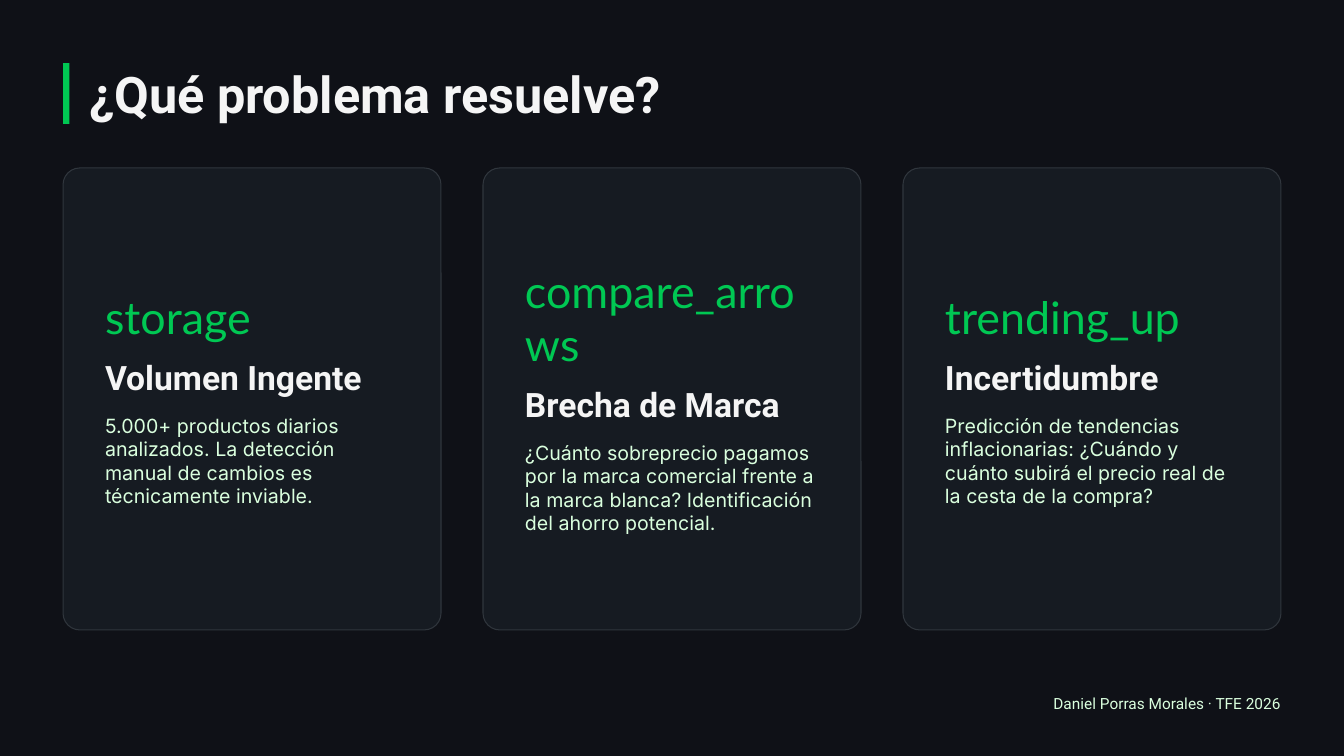
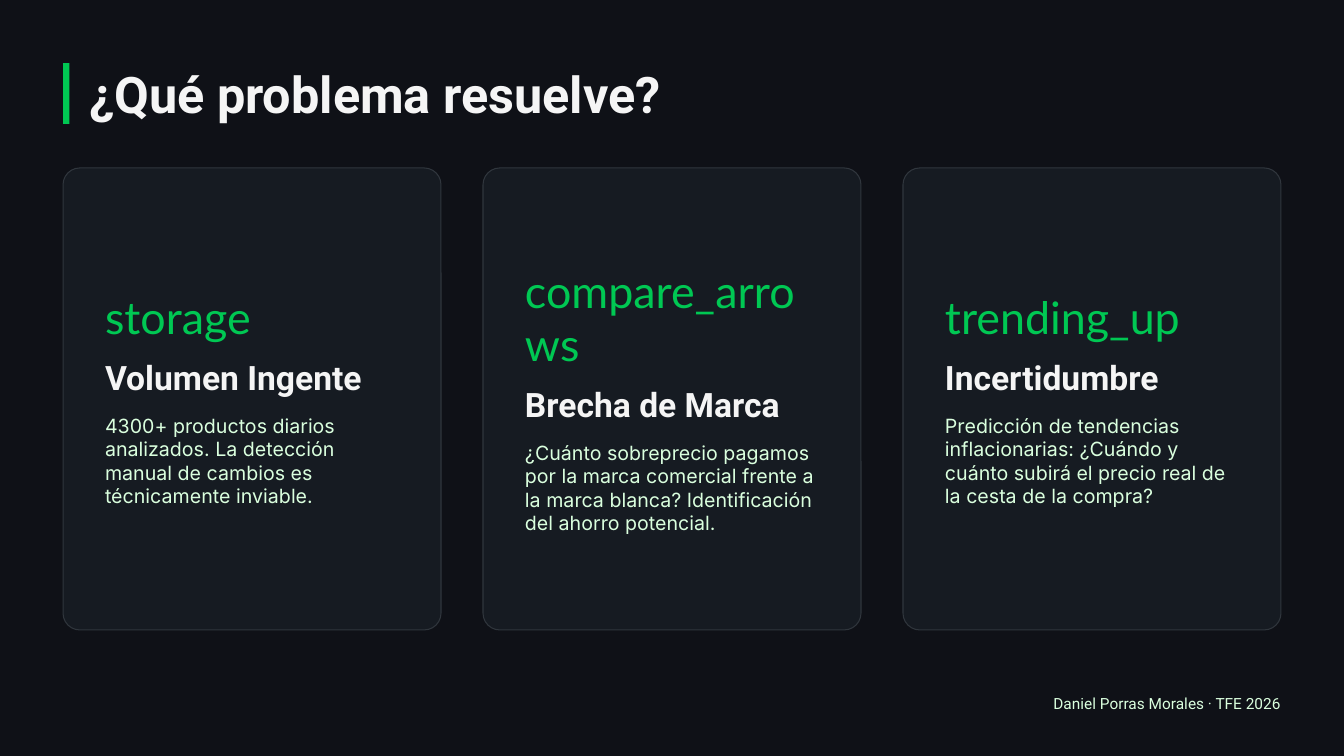
Before and after one commit to DanielPMdev/mercaintelligence, a slide deck: slide 2 of docs/academico/IES Abastos. 2025-26. Presentacion IA & Big Data. 8IA. Daniel.pptx. Drawn at 1344x756 pixels with LibreOffice and Linux fonts; fonts in the diff are those of the drawing; background and template pictures are left out. Boxes give left, top, right and bottom in pixels: in the first picture for what was removed or moved away, otherwise in the second. Text is boxed around its words. In the diff, an @@ line names an element or a change of style, - is before the commit and + after.

```diff
--- a/docs/academico/IES Abastos. 2025-26. Presentacion IA & Big Data. 8IA. Daniel.pptx
+++ b/docs/academico/IES Abastos. 2025-26. Presentacion IA & Big Data. 8IA. Daniel.pptx
@@ text at bbox=[105, 418, 335, 504]: text changed @@
-5.000+ productos diarios analizados. La detección manual de cambios es técnicamente inviable.
+4300+ productos diarios analizados. La detección manual de cambios es técnicamente inviable.
```
Also in this commit, not shown: 3 other slides changed, 4 other files.
